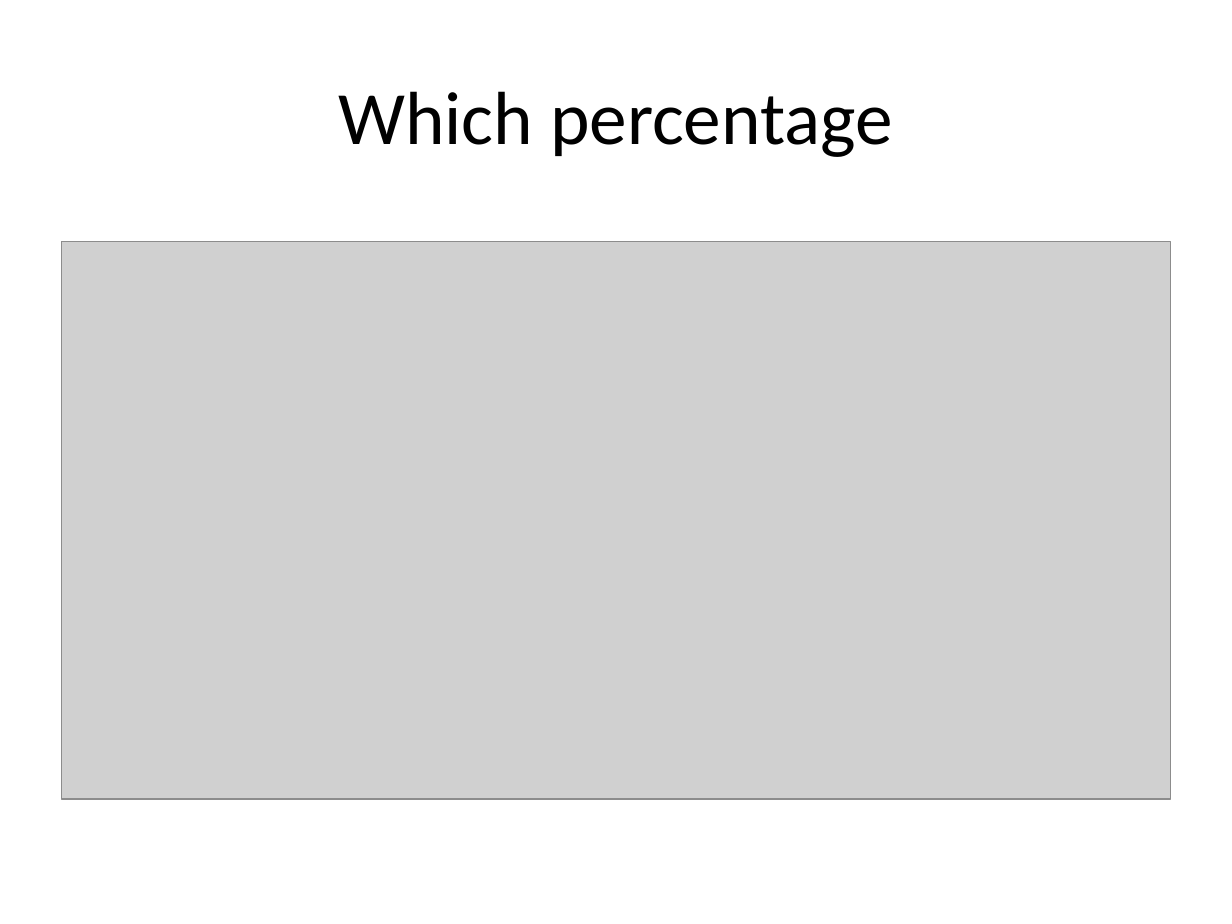
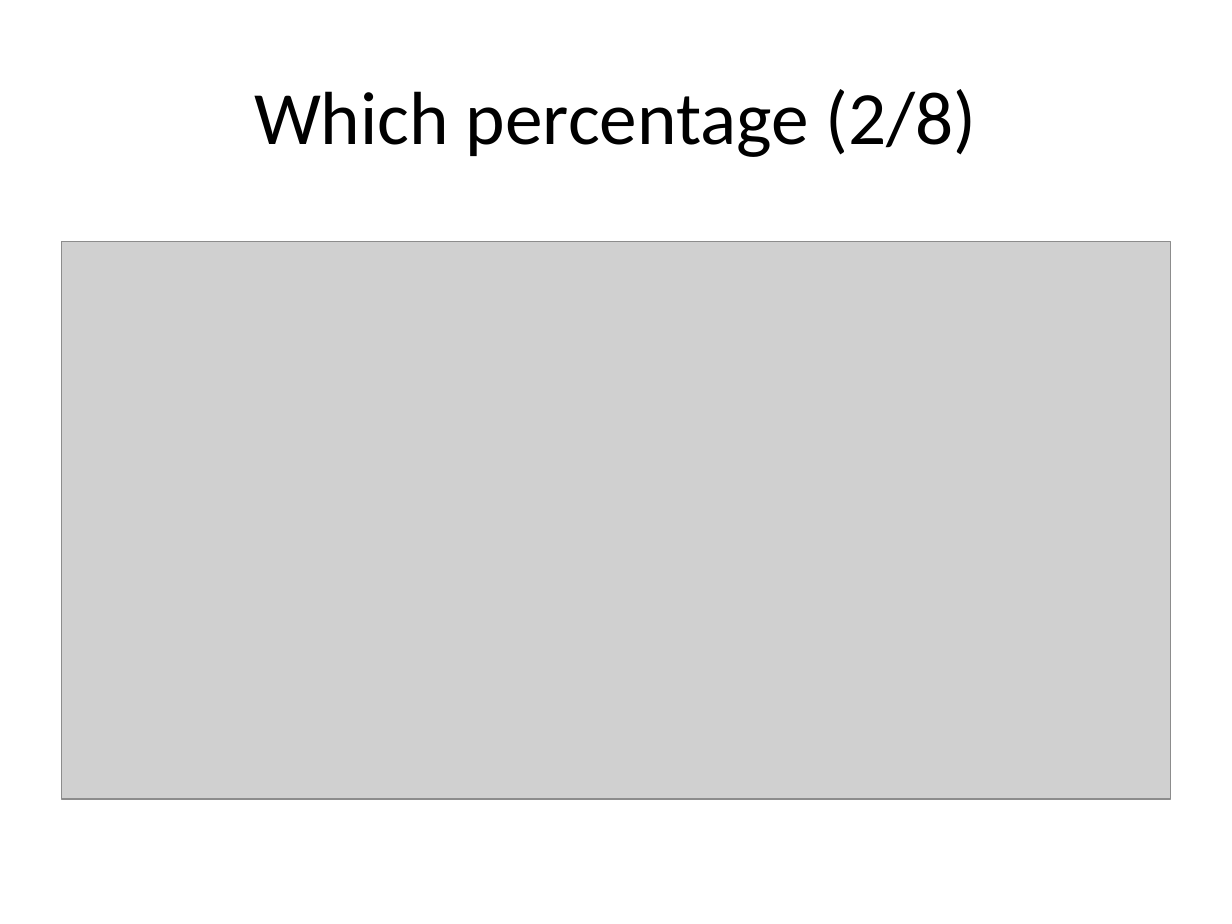
Before and after one commit to pmean/data-visualization, a slide deck: slide 19 of data-viz-02/component/recommendations-barcharts.pptx (slide 18 before the commit). Drawn at 1232x924 pixels with LibreOffice and Linux fonts; fonts in the diff are those of the drawing; grey boxes stand for pictures. Boxes give left, top, right and bottom in pixels: in the first picture for what was removed or moved away, otherwise in the second. Text is boxed around its words. In the diff, an @@ line names an element or a change of style, - is before the commit and + after.

```diff
--- a/data-viz-02/component/recommendations-barcharts.pptx
+++ b/data-viz-02/component/recommendations-barcharts.pptx
@@ title at <box>254,89,977,157</box>: text changed @@
-Which percentage
+Which percentage (2/8)
```
Also in this commit, not shown: 3 other slides changed, 6 slides added, 3 slides removed, 44 other files.
